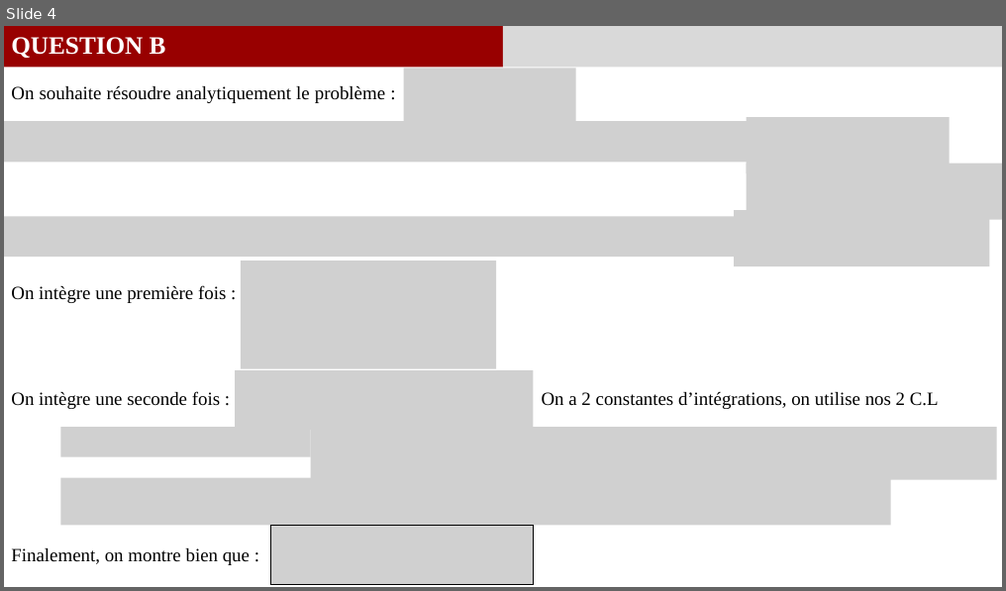
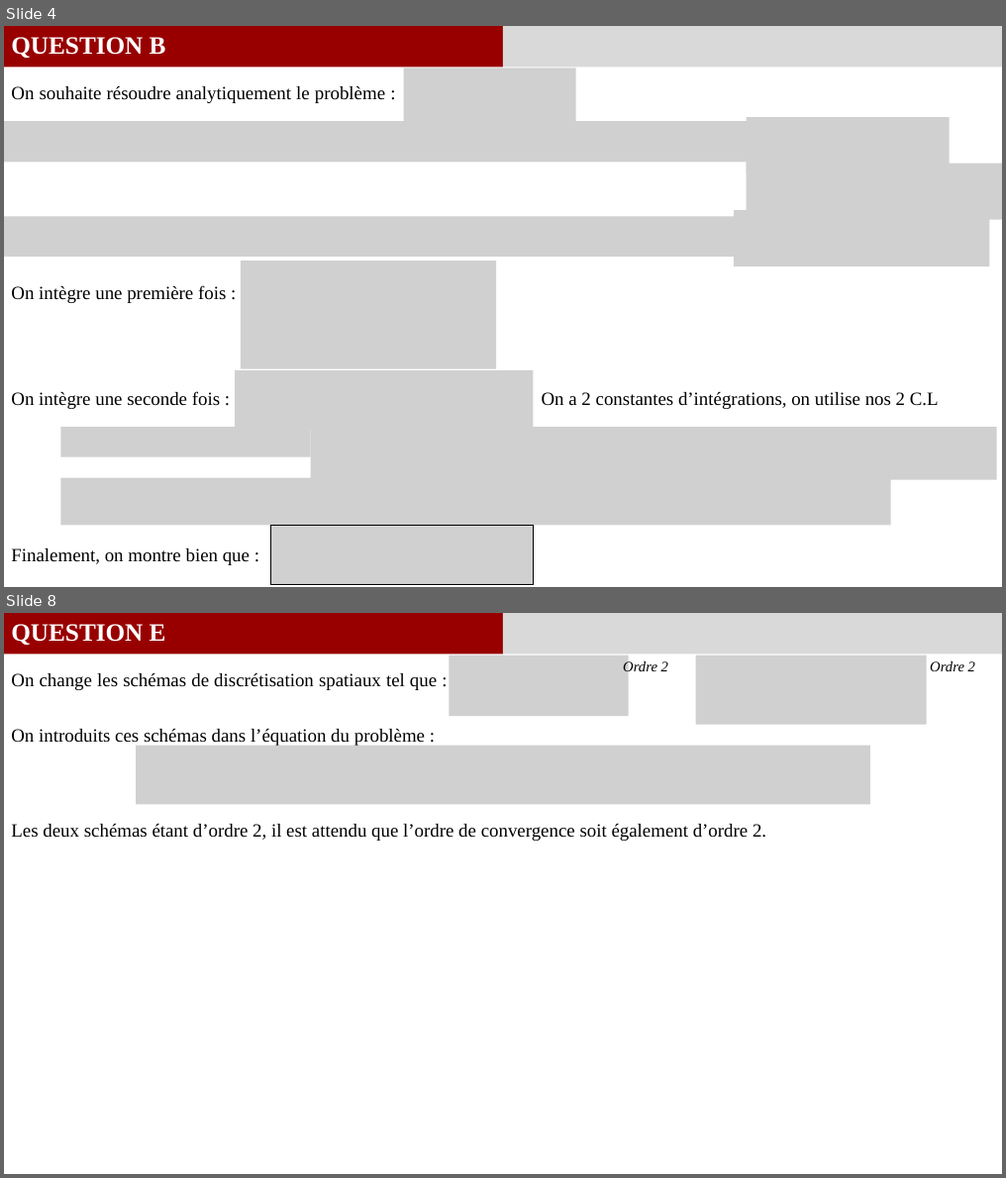
Before and after one commit to GauthierBRUNEL/MEC8211_devoir_2, a slide deck: doc/Rapport_Devoir1.pptx. Shown one above the other, each under a label of ours: slide 4 before the commit, slides 4 and 8 after it; the slides between them are not shown. The pictures are 1006x591 and 1006x1178 pixels, drawn with LibreOffice and Linux fonts; fonts in the diff are those of the drawing; grey boxes stand for pictures. Boxes give left, top, right and bottom in pixels: in the first picture for what was removed or moved away, otherwise in the second. Text is boxed around its words. In the diff, an @@ line names an element or a change of style, - is before the commit and + after.

Commit message:
MAJ du devoir (voir description pour infos)
Mise à jour du script devoir_script :
- Rajout de la question E
- Choix entre les deux questions avec la variable "case"
- Rajout des autres normes d'erreurs
- Rajout de leurs exports
Modification du script de convergence :
- Lis toutes les normes
- Crée un plot pour chaque norme
- Crée un plot global pour toutes les normes
- Possibilités de masquer des points pour l'interpolation linéaire
Mise à jour du PowerPoint avec justement tous les nouveaux résultats possibles

```diff
--- a/doc/Rapport_Devoir1.pptx
+++ b/doc/Rapport_Devoir1.pptx
@@ slide 8 added at (x1=4, y1=613, x2=1002, y2=1174), background #FFFFFF @@
@@ rectangle added at (x1=4, y1=613, x2=503, y2=655), fill #980000 @@
@@ text added at (x1=11, y1=624, x2=166, y2=645), 24 pt, text #FFFFFF, bold @@
+QUESTION E
@@ rectangle added at (x1=503, y1=613, x2=1002, y2=655), fill #D9D9D9 @@
@@ picture added at (x1=449, y1=655, x2=629, y2=716) @@
@@ text added at (x1=623, y1=661, x2=668, y2=675), 14 pt, text #000000, italic @@
+Ordre 2
@@ picture added at (x1=696, y1=655, x2=927, y2=725) @@
@@ text added at (x1=930, y1=661, x2=975, y2=671), 14 pt, text #000000, italic @@
+Ordre 2
@@ text added at (x1=11, y1=673, x2=437, y2=690), 18 pt, text #000000 @@
+On change les schémas de discrétisation spatiaux tel que :
@@ text added at (x1=11, y1=729, x2=425, y2=747), 18 pt, text #000000 @@
+On introduits ces schémas dans l’équation du problème :
@@ picture added at (x1=136, y1=746, x2=870, y2=805) @@
@@ text added at (x1=11, y1=824, x2=766, y2=841), 18 pt, text #000000 @@
+Les deux schémas étant d’ordre 2, il est attendu que l’ordre de convergence soit également d’ordre 2.
```
Also in this commit, not shown: 1 slide changed, 2 other slides added, 3 slides removed, 16 other files.
